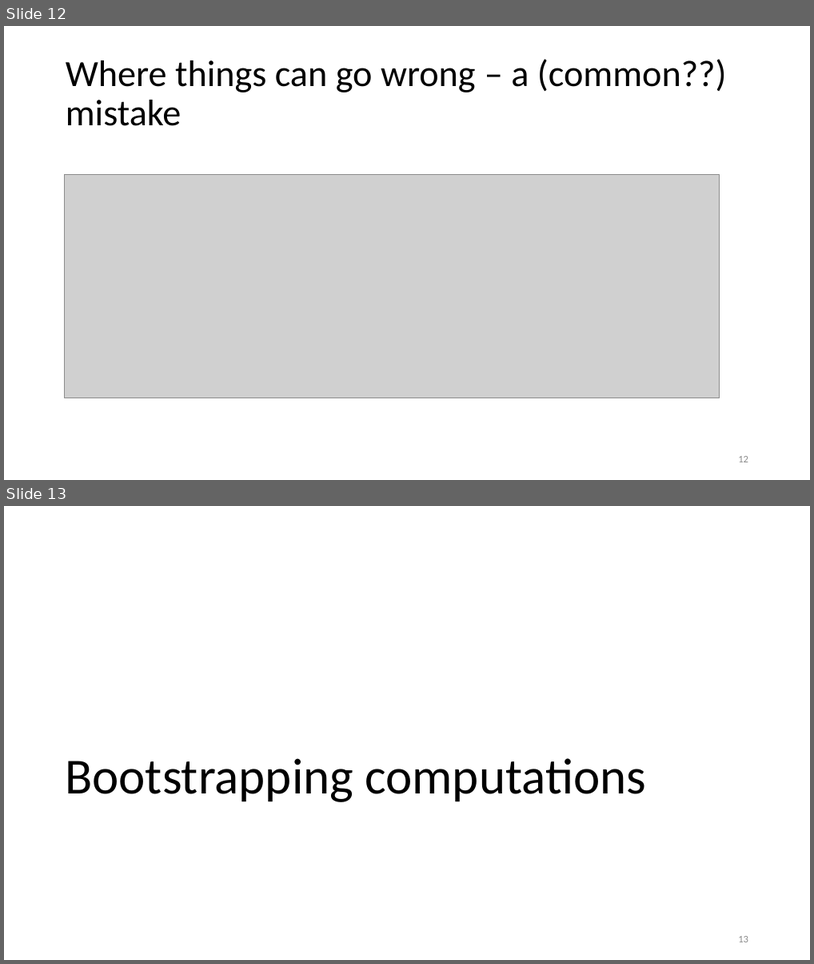
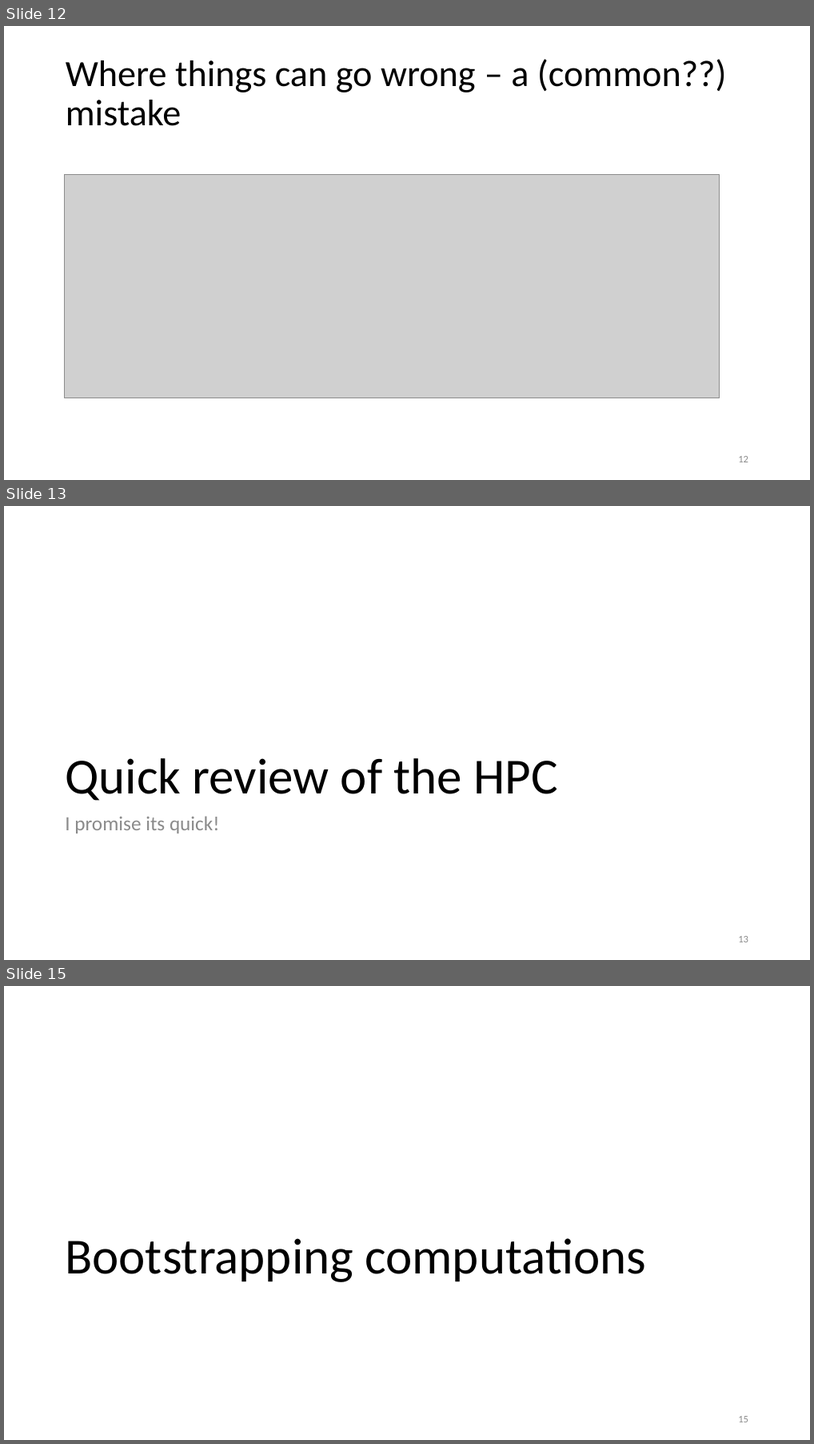
Before and after one commit to DavisLaboratory/Milton-presentation, a slide deck: HPC and git talk.pptx. Shown one above the other, each under a label of ours: slides 12 and 13 before the commit, slides 12, 13 and 15 after it; the slides between them are not shown. The pictures are 814x964 and 814x1444 pixels, drawn with LibreOffice and Linux fonts; fonts in the diff are those of the drawing; grey boxes stand for pictures. Boxes give left, top, right and bottom in pixels: in the first picture for what was removed or moved away, otherwise in the second. Text is boxed around its words. In the diff, an @@ line names an element or a change of style, - is before the commit and + after.

```diff
--- a/HPC and git talk.pptx
+++ b/HPC and git talk.pptx
@@ slide 13 added at box(4, 506, 810, 960), background #FFFFFF @@
@@ title added at box(65, 758, 558, 800), 60 pt, text #000000 @@
+Quick review of the HPC
@@ text added at box(65, 816, 220, 833), 24 pt, text #8C8C8C @@
+I promise its quick!
@@ page number added at box(738, 936, 749, 942), 12 pt, text #8C8C8C @@
+13
@@ what was slide 13 is now slide 15 @@
```
Also in this commit, not shown: 4 slides changed, 2 other slides added.
